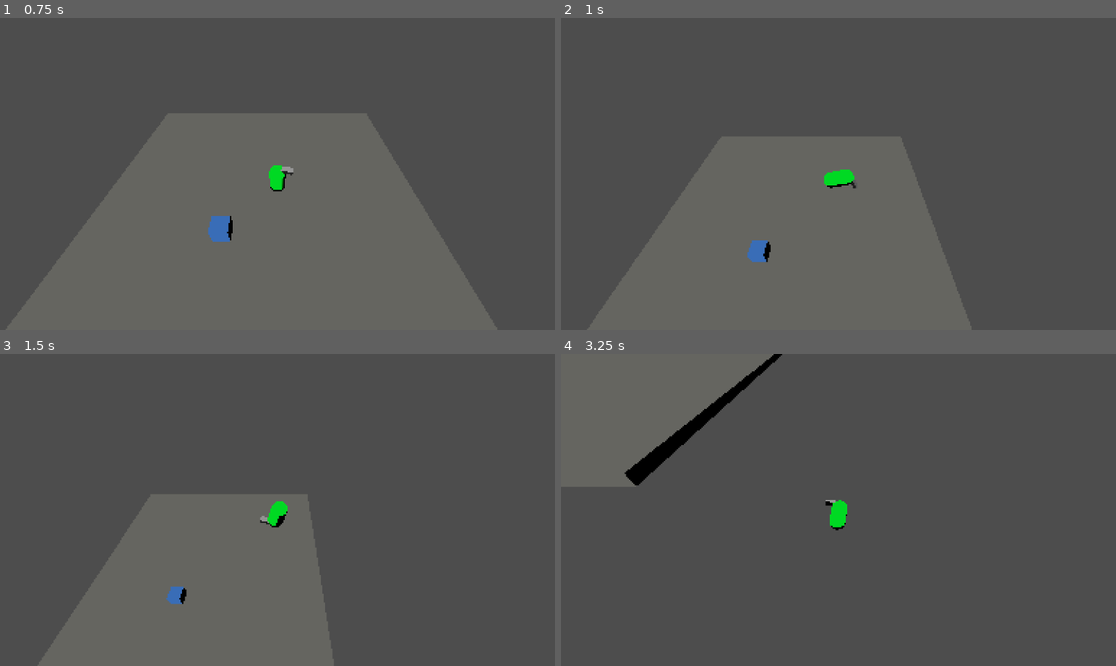
Above: before the commit, frames 1-4 (two rows, left to right).
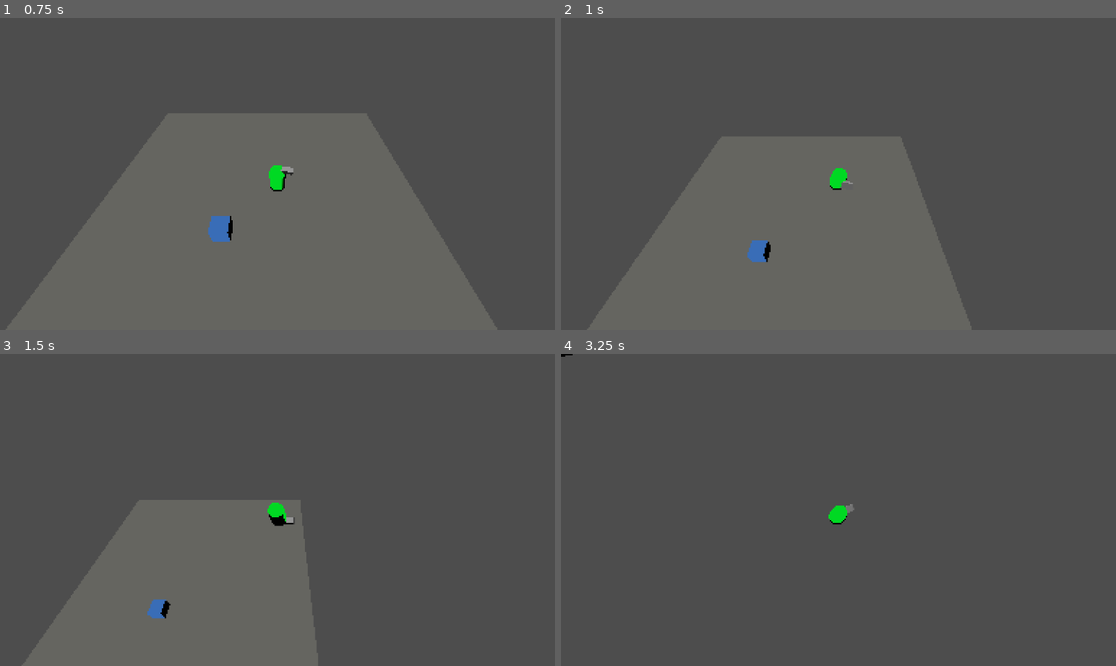
Above: after the commit, the same moments.

Repository: nschwei/PondScum
Game: Godot game, scene res://Scenes/GreyBox.tscn
Same seed, same stepped clock (60 frames per second), same inputs: the game is played once before the commit and once after it.
Inputs (mouse positions are in pixels of both pictures, inside the frame that each line leads up to):
- Up to frame 1 (0.75 s): move the mouse to (399, 158) at 0.52 s; press the mouse at (399, 158) at 0.53 s; hold D (move_right) from 0.53 s (still down)
- Up to frame 2 (1 s): keep holding D (move_right); tap Space (jump) at 0.77 s
- Up to frame 3 (1.5 s): move the mouse to (166, 525) at 1.27 s; release D (move_right) at 1.28 s; release the mouse at (166, 525) at 1.28 s; hold S (move_back) from 1.28 s (still down); click (166, 525) at 1.35 s
- Up to frame 4 (3.25 s): tap Space (jump) at 1.52, 3.02 s; move the mouse to (894, 441) at 2.02 s; release S (move_back) at 2.03 s; hold D (move_right) 2.03-2.78 s; hold Right mouse button (side_flip, bound only before the commit) 2.03-2.78 s; click (894, 441) at 2.3 s; move the mouse to (810, 572) at 2.77 s; hold W (move_forward) from 2.78 s (still down); click (810, 572) at 2.85 s

Frame 1 is identical in both runs. In frame 2, 0.2% of the frame differs, in the area x 47-54%, y 48-56%; in frame 3, 0.6%; in frame 4, 1.5%, in the area x 0-53%, y 0-57%.

Commit message:
changes to movement
Keep velocity in air. Flip if move in launch dir and hold left click for side flip

Diff:
--- a/Scripts/player.gd
+++ b/Scripts/player.gd
@@ -13,8 +13,10 @@
 
 var movement_velocity: Vector3
 var rotation_direction: float
+var char_facing: Vector2
 var gravity = 0
 var on_floor = false
+var calc_dir = false
 
 ### TRICK TIME ###
 var rot_track_x = 0
@@ -80,27 +82,34 @@
 
 	input = input.normalized()
 
-	#if is_on_floor():
-	movement_velocity = input * movement_speed * delta
+	if is_on_floor():
+		movement_velocity = input * movement_speed * delta
 
 	# jumping
 	if Input.is_action_just_pressed("jump"):
 		if (is_on_floor()): jump()
 
 	# Reverse Hold button to reverse direction
-	if Input.is_action_just_pressed("reverse"):
-		turn_speed = -turn_speed
+	#if Input.is_action_just_pressed("reverse"):
+	#	turn_speed = -turn_speed
 	# Return to normal on key release
-	if Input.is_action_just_released("reverse"):
-		turn_speed = - turn_speed
+	#if Input.is_action_just_released("reverse"):
+	#	turn_speed = - turn_speed
 
 	# tricking
 	if not is_on_floor():
-
+		var input_dir = Vector2(input.x, input.z).normalized()
+		#char_facing = Vector2(model.transform.basis.z.x, model.transform.basis.z.z).normalized()
+		var rot_mod = input_dir.dot(char_facing)
+		print(char_facing)
+		#if rot_mod >= 0:
+		#	rot_mod = 1
+		#else:
+		#	rot_mod = -1
 		# input for spin directions
-		if Input.is_action_pressed("front_flip"):
-			model.rotate_object_local(Vector3(1,0,0), turn_speed*delta)
-			rot_track_x += (turn_speed*delta)
+		if Input.is_action_pressed("move_forward") or Input.is_action_pressed("move_back"):
+			model.rotate_object_local(Vector3(1,0,0), turn_speed*delta*rot_mod)
+			rot_track_x += (turn_speed*delta*rot_mod)
 		if Input.is_action_pressed("side_flip"):
 			model.rotate_object_local(Vector3(0,0,1), turn_speed*delta)
 			rot_track_y += (turn_speed*delta)
@@ -136,12 +145,12 @@
 	if gravity > 0 and is_on_floor():
 		# stop apply force and let us spin again
 		gravity = 0
+		char_facing = Vector2(model.transform.basis.z.x, model.transform.basis.z.z).normalized()
 		if not on_floor:
 			landing()
 
 func landing():
 	on_floor = true
-
 	# reset tracking
 	rot_track_x = 0
 	rot_track_y = 0
--- a/project.godot
+++ b/project.godot
@@ -42,14 +42,9 @@
 "events": [Object(InputEventKey,"resource_local_to_scene":false,"resource_name":"","device":-1,"window_id":0,"alt_pressed":false,"shift_pressed":false,"ctrl_pressed":false,"meta_pressed":false,"pressed":false,"keycode":0,"physical_keycode":32,"key_label":0,"unicode":32,"echo":false,"script":null)
 ]
 }
-front_flip={
-"deadzone": 0.5,
-"events": [Object(InputEventMouseButton,"resource_local_to_scene":false,"resource_name":"","device":-1,"window_id":0,"alt_pressed":false,"shift_pressed":false,"ctrl_pressed":false,"meta_pressed":false,"button_mask":1,"position":Vector2(91, 8),"global_position":Vector2(95, 49),"factor":1.0,"button_index":1,"canceled":false,"pressed":true,"double_click":false,"script":null)
-]
-}
 side_flip={
 "deadzone": 0.5,
-"events": [Object(InputEventMouseButton,"resource_local_to_s …(115 unchanged characters)… alse,"meta_pressed":false,"button_mask":2,"position":Vector2(135, 13),"global_position":Vector2(139, 54),"factor":1.0,"button_index":2,"canceled":false,"pressed":true,"double_click":false,"script":null)
+"events": [Object(InputEventMouseButton,"resource_local_to_s …(115 unchanged characters)… alse,"meta_pressed":false,"button_mask":1,"position":Vector2(153, 16),"global_position":Vector2(157, 57),"factor":1.0,"button_index":1,"canceled":false,"pressed":true,"double_click":false,"script":null)
 ]
 }
 reverse={
Not shown, added: PlayerObj/Pla817.tmp
